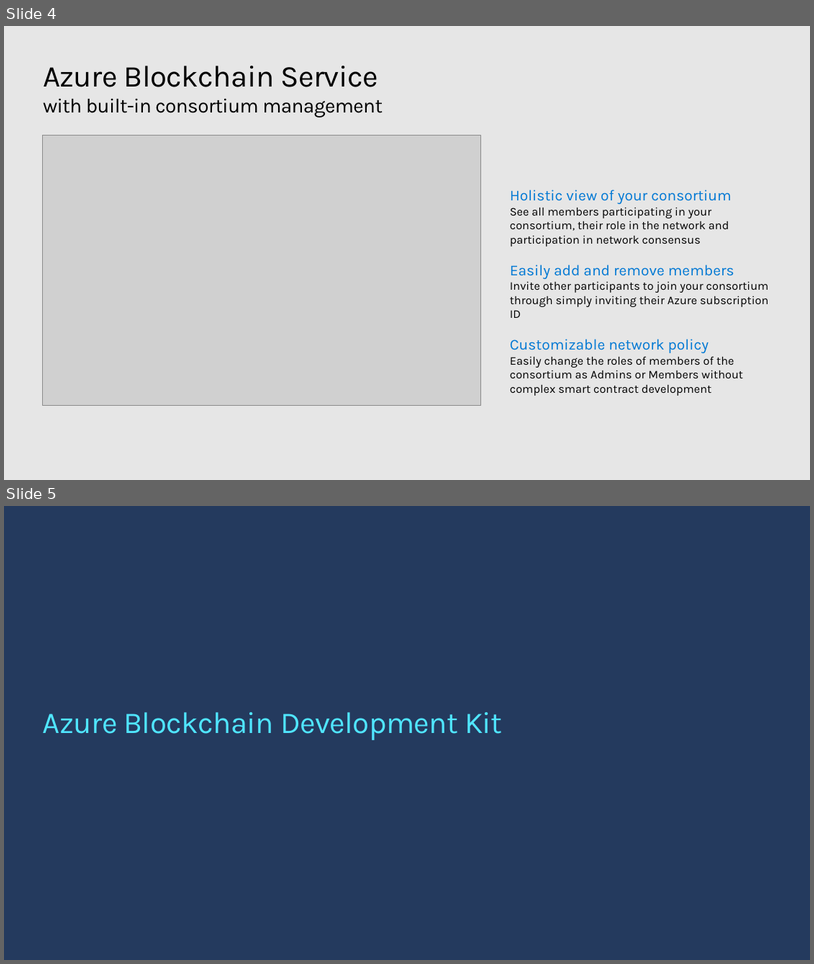
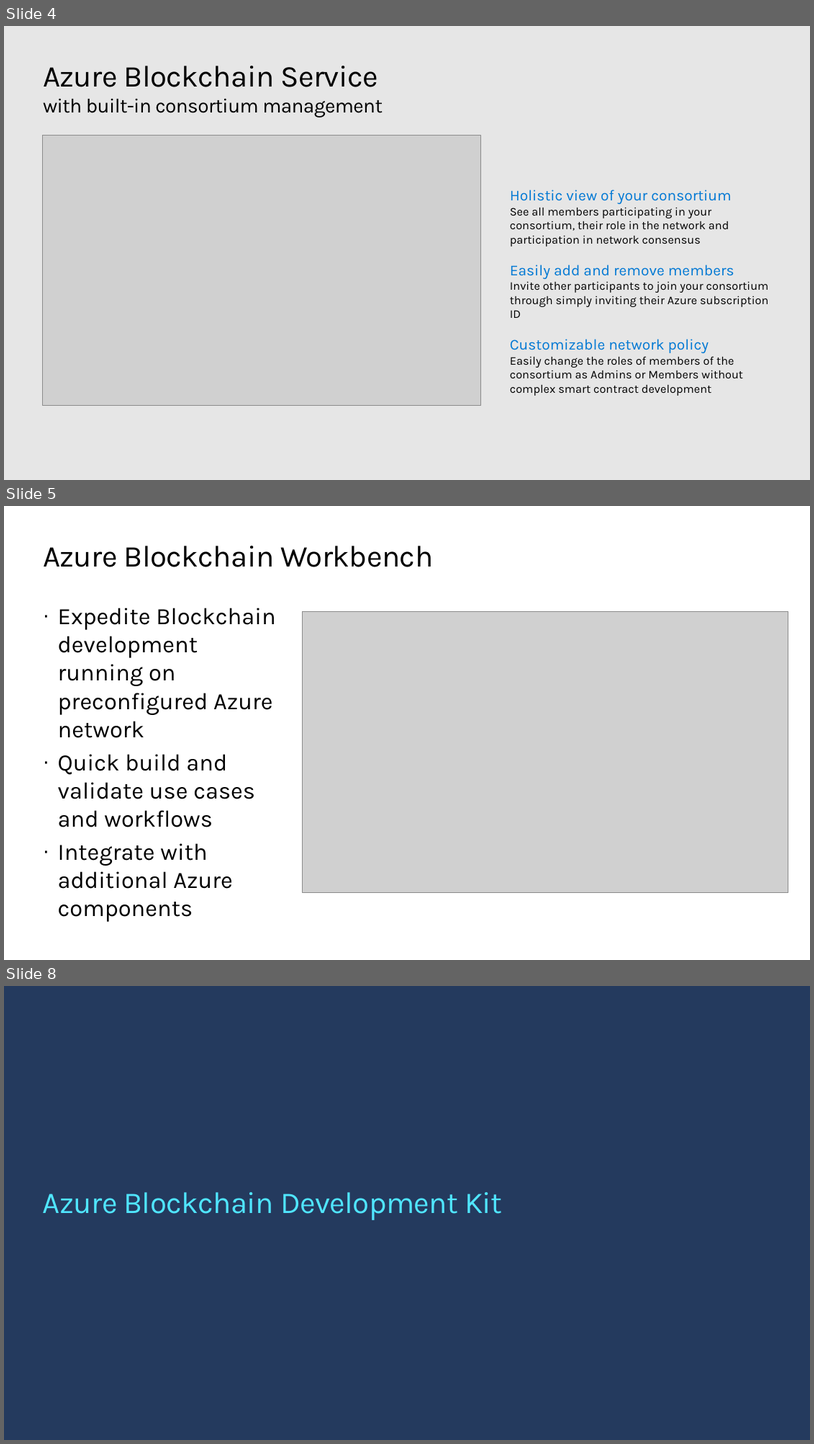
Before and after one commit to davew-msft/blockchain-hackathon, a slide deck: 02-azure-blockchain.pptx. Shown one above the other, each under a label of ours: slides 4 and 5 before the commit, slides 4, 5 and 8 after it; the slides between them are not shown. The pictures are 814x964 and 814x1444 pixels, drawn with LibreOffice and Linux fonts; fonts in the diff are those of the drawing; grey boxes stand for pictures; background and template pictures are left out. Boxes give left, top, right and bottom in pixels: in the first picture for what was removed or moved away, otherwise in the second. Text is boxed around its words. In the diff, an @@ line names an element or a change of style, - is before the commit and + after.

```diff
--- a/02-azure-blockchain.pptx
+++ b/02-azure-blockchain.pptx
@@ slide 5 added at [4, 506, 810, 960], background #FFFFFF @@
@@ title added at [43, 546, 433, 567], 36 pt, text #000000 @@
+Azure Blockchain Workbench
@@ text added at [58, 608, 275, 921], 28 pt, text #000000 @@
+· Expedite Blockchain development running on preconfigured Azure network
+· Quick build and validate use cases and workflows
+· Integrate with additional Azure components
@@ picture added at [302, 612, 790, 893] @@
@@ what was slide 5 is now slide 8 @@
```
Also in this commit, not shown: 2 other slides added, 4 other files.
